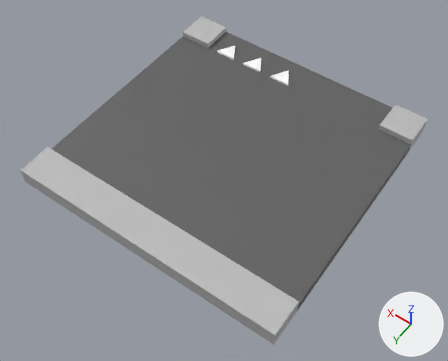
One commit to the FBX model Zero Emission/Assets/Meshes/Gleb/RoadTiles/Road_Cross_T.fbx: the scene before it, then after it.
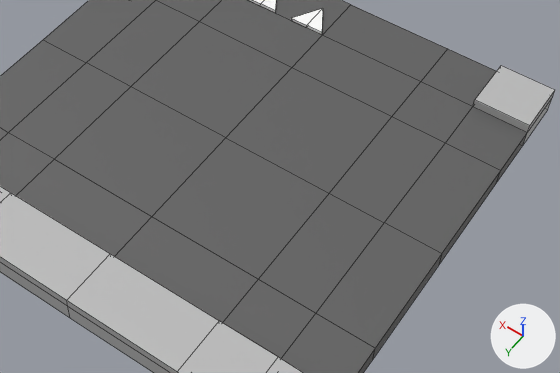
Each version appears first whole from a camera (50 mm lens) standing at (-0.192, -0.802, 0.399) and looking at (-0.007, -1.061, -0.008), and next in a close-up on the part from 21% to 96% of the width and 18% to 80% of the height. Lighting does not change. The marker at lower right points along +X, +Y and +Z. The close-ups show mesh edges as thin lines. Where no turn or scale is listed for an object, it has been applied to the vertices.

Names of what the first close-up shows: 'Road_Cross_T'.
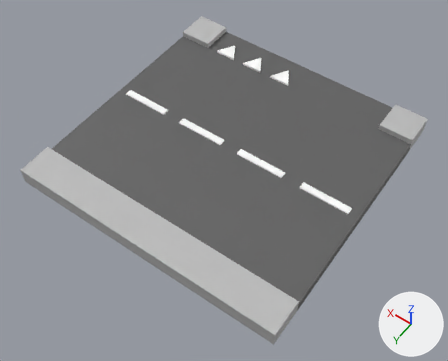
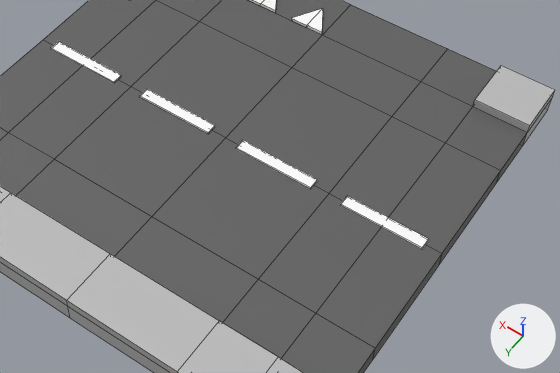
The newer file is also turned or shifted as a whole; pictures and numbers use the older file's frame.

Changed parts and their boxes (x1, y1, x2, y2) in the close-ups (560 x 373 px):
part 1 of me_mesh, added
    after: (341, 196, 429, 249)
part 2 of me_mesh, added
    after: (236, 140, 317, 189)
part 3 of me_mesh, added
    after: (139, 89, 215, 134)
part 4 of me_mesh, added
    after: (51, 41, 121, 83)

The edits, one by one:
me_mesh has 144 vertices, 142 faces and spans x -0.12..0.12, y -0.12..0.12, z -0.008..0.008.
me_mesh is used by ob_road_cross_t; location (0.0, -1.0807, 0.0075).
me_mesh part 1: a new loose piece, a box spanning x -0.1114..-0.0681, y -0.0031..0.0031, z 0.0025..0.0035, in mat_markings (white #ffffff).
me_mesh part 2: a new loose piece, a box spanning x -0.0514..-0.0081, y -0.0031..0.0031, z 0.0025..0.0035, in mat_markings (white #ffffff).
me_mesh part 3: a new loose piece, a box spanning x 0.0086..0.0519, y -0.0031..0.0031, z 0.0025..0.0035, in mat_markings (white #ffffff).
me_mesh part 4: a new loose piece, a box spanning x 0.0686..0.1119, y -0.0031..0.0031, z 0.0025..0.0035, in mat_markings (white #ffffff).
